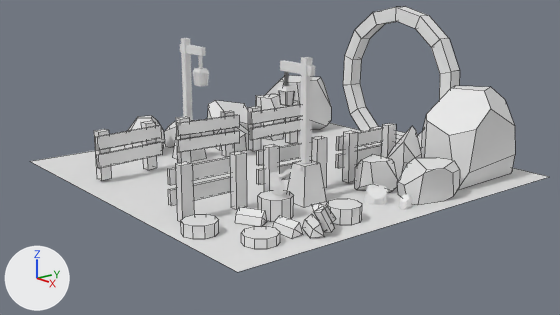
Before and after pictures for a commit that changed the Blender file portal.blend.
Rendered twice from the file's camera 'Camera'. The axes (+X, +Y, +Z) are drawn at lower left. The lights are the same throughout. Mesh edges are drawn as thin lines on the coarser meshes.

Objects in the first picture: 'FenceL1', 'FenceL2', 'FenceL3', 'FenceR1', 'FenceR2', 'FenceR3', 'Floor', 'LampBase', 'LampPole', 'RockR1-3', 'RockR3-1', 'RockR4-4'.
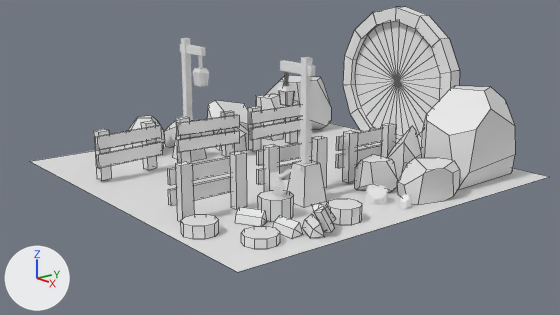
Commit message: add portal

Pixel boxes (x1, y1, x2, y2) of what changed, in the pictures (560 x 315 px):
'Portal', added
    after: (355, 21, 440, 136)

What changed in the scene script:
```text
Add me_circle:
    me_circle.from_pydata(...)  # 33 vertices, 32 faces; spans x -1.0..1.0, y -1.0..1.0, z 0.0
Add ob_portal:
    ob_portal = bpy.data.objects.new('Portal', me_circle)
    ob_portal.location = (0.0, 1.79, 0.774)
    ob_portal.rotation_euler = (1.571, 0.0, 0.0)  # degrees (90, 0, 0)
    ob_portal.scale = (0.726, 0.726, 0.726)
```
